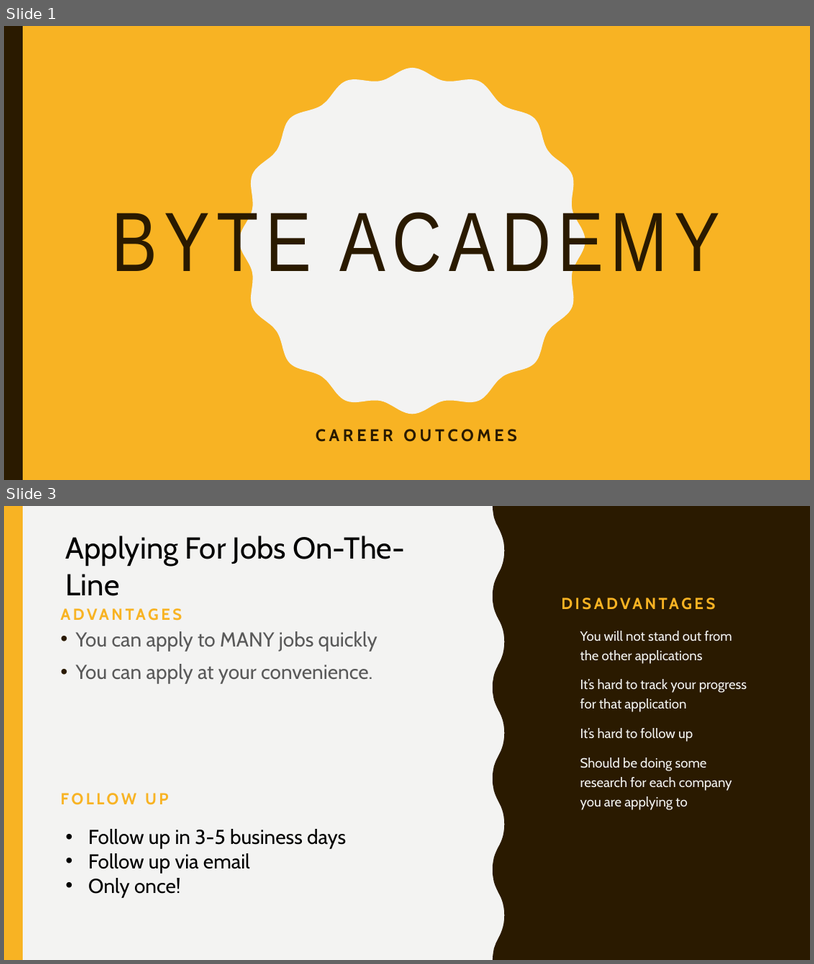
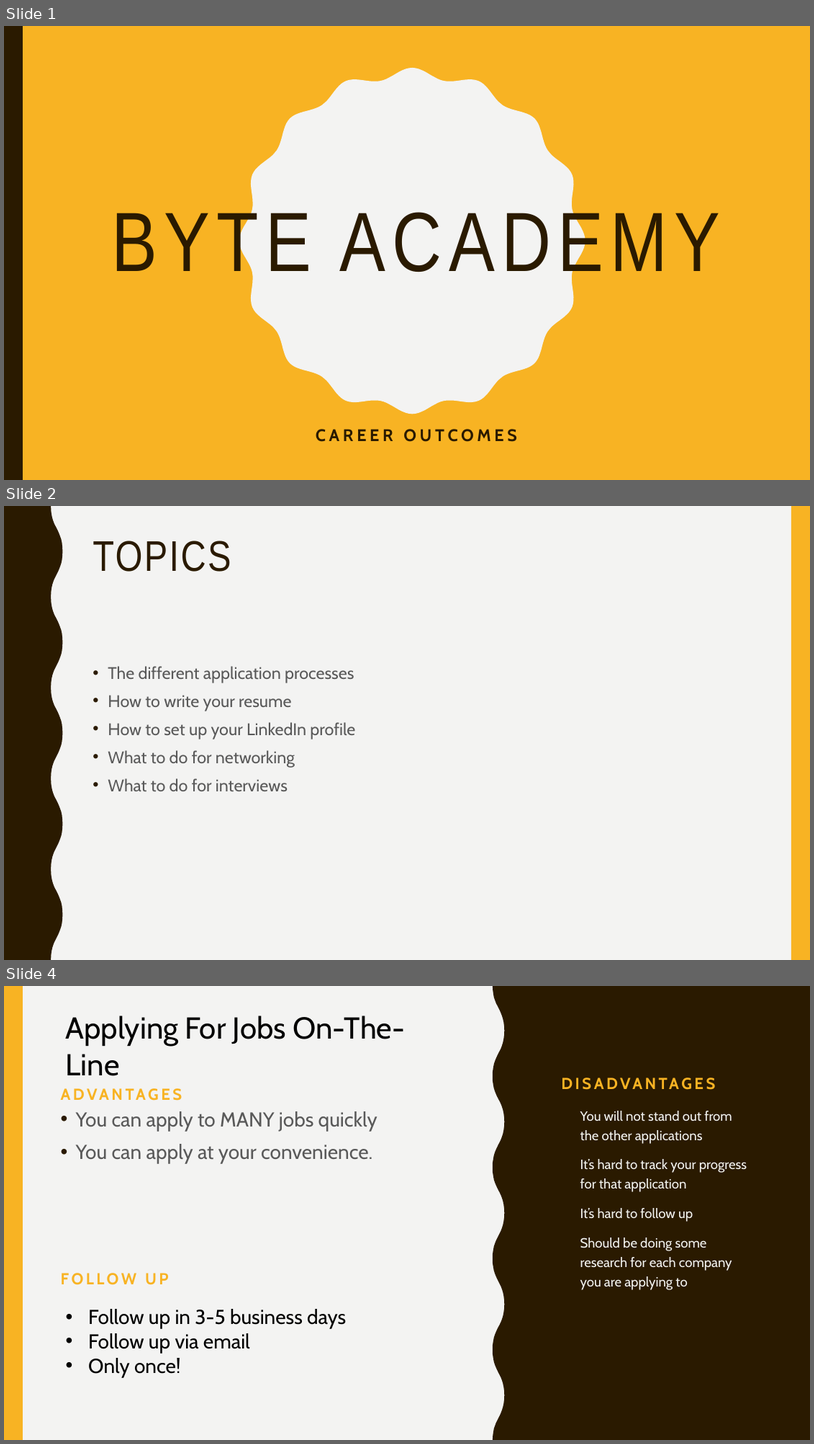
Before and after one commit to lakshmi-intechcode/jng_instr_folder, a slide deck: Job_Stuff/Jng_Job_Prezzie.pptx. Shown one above the other, each under a label of ours: slides 1 and 3 before the commit, slides 1, 2 and 4 after it; the slides between them are not shown. The pictures are 814x964 and 814x1444 pixels, drawn with LibreOffice and Linux fonts; fonts in the diff are those of the drawing. Boxes give left, top, right and bottom in pixels: in the first picture for what was removed or moved away, otherwise in the second. Text is boxed around its words. In the diff, an @@ line names an element or a change of style, - is before the commit and + after.

```diff
--- a/Job_Stuff/Jng_Job_Prezzie.pptx
+++ b/Job_Stuff/Jng_Job_Prezzie.pptx
@@ slide 2 added at (x1=4, y1=506, x2=810, y2=960), background #F3F3F2 @@
@@ freeform shape added at (x1=4, y1=506, x2=63, y2=960), fill #2A1A00 @@
@@ rectangle added at (x1=792, y1=506, x2=810, y2=960), fill #F8B323 @@
@@ title added at (x1=93, y1=541, x2=231, y2=572), 51 pt, text #2A1A00 @@
+TOPICS
@@ text added at (x1=108, y1=666, x2=355, y2=791), 20 pt, text #595959 @@
+• The different application processes
+• How to write your resume
+• How to set up your LinkedIn profile
+• What to do for networking
+• What to do for interviews
@@ what was slide 3 is now slide 4 @@
```
Also in this commit, not shown: 2 slides changed.
